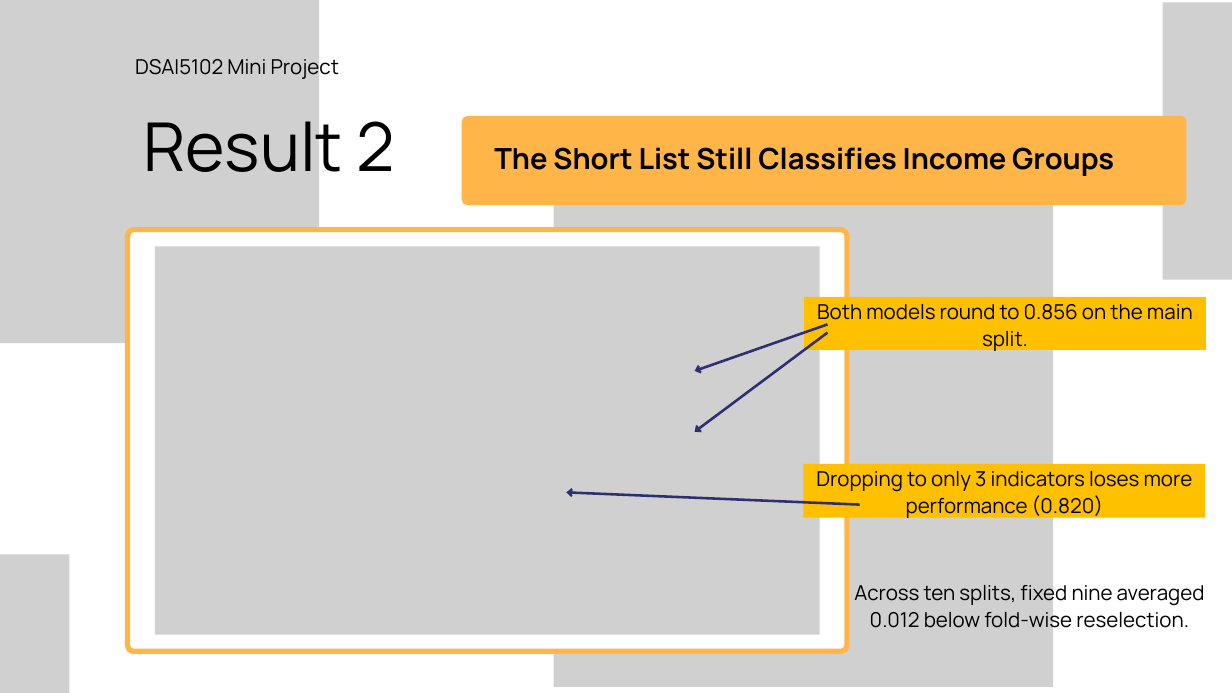
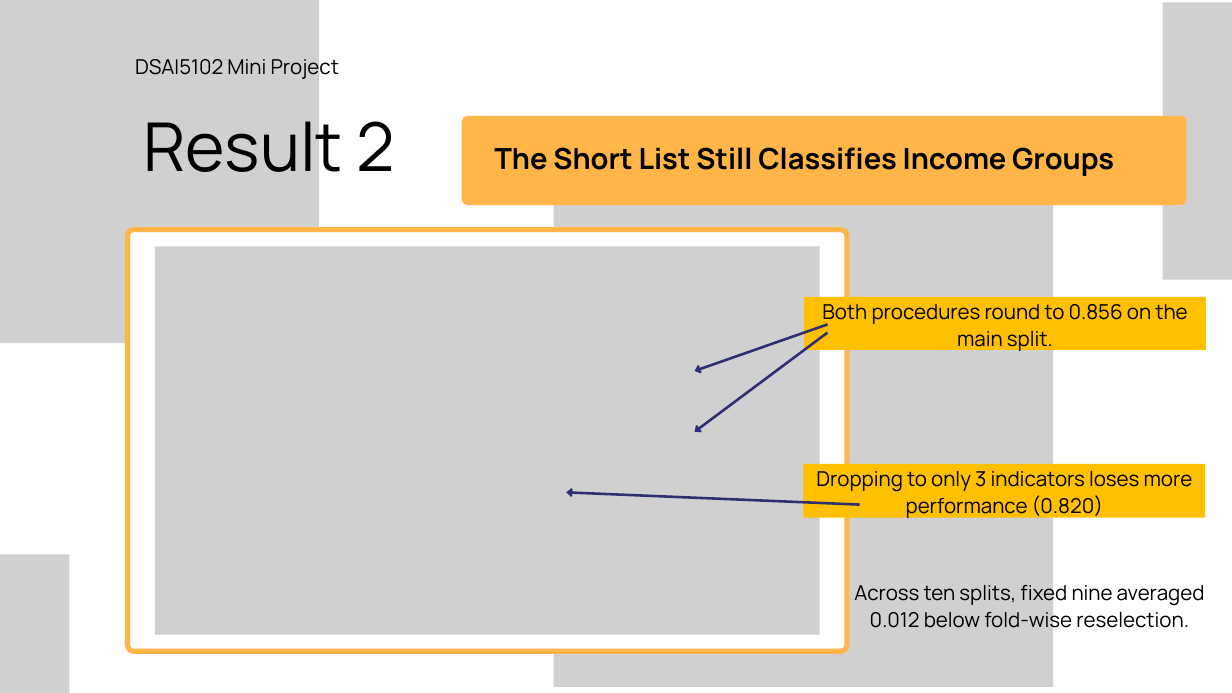
Before and after one commit to PKLgames/dsai5102miniproject_2, a slide deck: slide 5 of slides/Updated_DSAI5102_Group16_slides_V2.pptx. Drawn at 1232x693 pixels with LibreOffice and Linux fonts; fonts in the diff are those of the drawing; grey boxes stand for pictures. Boxes give left, top, right and bottom in pixels: in the first picture for what was removed or moved away, otherwise in the second. Text is boxed around its words. In the diff, an @@ line names an element or a change of style, - is before the commit and + after.

```diff
--- a/slides/Updated_DSAI5102_Group16_slides_V2.pptx
+++ b/slides/Updated_DSAI5102_Group16_slides_V2.pptx
@@ text in rectangle at bbox=[822, 304, 1187, 353]: text changed @@
-Both models round to 0.856 on the main split.
+Both procedures round to 0.856 on the main split.
```
Also in this commit, not shown: 1 other slide changed, 2 other files.
